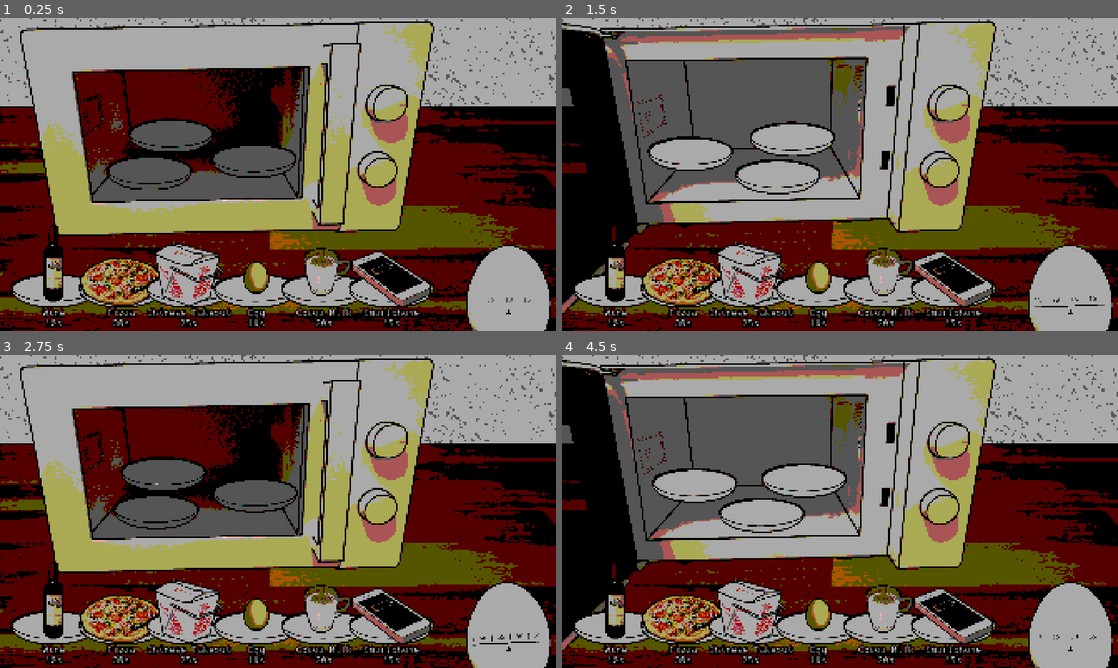
Above: before the commit, frames 1-4 (two rows, left to right).
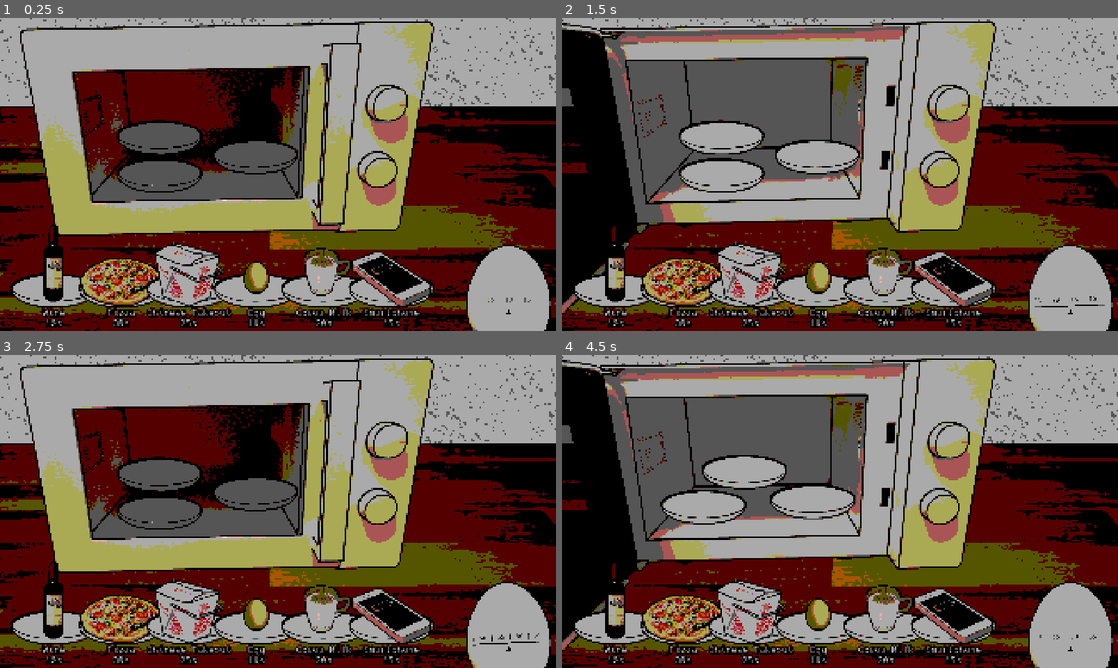
Above: after the commit, the same moments.

Repository: AnJ95/gmtk-2026
Game: Godot game, scene res://main/Main.tscn
Same seed, same stepped clock (60 frames per second), same inputs: the game is played once before the commit and once after it.
Inputs (mouse positions are in pixels of both pictures, inside the frame that each line leads up to):
- Up to frame 1 (0.25 s): no input
- Up to frame 2 (1.5 s): drag from (756, 130) to (617, 290) at 0.52 s; drag from (728, 190) to (784, 136) at 1.27 s
- Up to frame 3 (2.75 s): move the mouse to (333, 442) at 2.02 s; click (333, 442) at 2.17 s
- Up to frame 4 (4.5 s): drag from (812, 574) to (723, 473) at 2.77 s; move the mouse to (1006, 558) at 3.52 s; click (1006, 558) at 3.67 s; drag from (673, 464) to (617, 627) at 4.27 s

The runs differ from the first frame. In frame 1, 1.6% of the frame differs, in the area x 19-54%, y 32-56%; in frame 2, 5.1%; in frame 3, 0.9%; in frame 4, 5.2%, in the area x 16-53%, y 32-57%.

Commit message:
Split Level start signal into prepare+start

Diff:
--- a/item/item.gd
+++ b/item/item.gd
@@ -67,3 +67,6 @@
 		in_microwave = true
 	else:
 		in_microwave = false
+
+func set_draggable(draggable: bool):
+	$Draggable.set_enabled(draggable)
--- a/level/LevelManager.gd
+++ b/level/LevelManager.gd
@@ -1,6 +1,6 @@
 extends Node
 
-signal level_start(level: Level)
+signal level_prepare(level: Level)
 
 var levels := [
 	Level.new(60, 3, [
@@ -33,4 +33,4 @@
 
 func start_level(level_id: int):
 	current_level_id = level_id
-	level_start.emit(levels[current_level_id])
+	level_prepare.emit(levels[current_level_id])
--- a/main/Main.tscn
+++ b/main/Main.tscn
@@ -48,6 +48,8 @@
 [node name="LevelManager" type="Node" parent="." unique_id=1836398542]
 script = ExtResource("7_o80qs")
 
-[connection signal="level_start" from="LevelManager" to="Microwave" method="_on_level_manager_level_start"]
-[connection signal="level_start" from="LevelManager" to="Shelf" method="_on_level_manager_level_start"]
-[connection signal="level_start" from="LevelManager" to="Timer" method="_on_level_manager_level_start"]
+[connection signal="level_start" from="Timer" to="Microwave" method="_on_timer_level_start"]
+[connection signal="level_start" from="Timer" to="Shelf" method="_on_timer_level_start"]
+[connection signal="level_prepare" from="LevelManager" to="Microwave" method="_on_level_manager_level_prepare"]
+[connection signal="level_prepare" from="LevelManager" to="Shelf" method="_on_level_manager_level_prepare"]
+[connection signal="level_prepare" from="LevelManager" to="Timer" method="_on_level_manager_level_prepare"]
--- a/microwave/microwave.gd
+++ b/microwave/microwave.gd
@@ -13,7 +13,7 @@
 
 var current_runtime = 0
 var is_open = false
-var is_running = true
+var is_running = false
 
 func spawn_slots() -> void:
 	for child in inner_root.get_children():
@@ -35,9 +35,12 @@
 			inner_root.get_child(i).position = calc_pos_at(i, current_runtime)
 
 
-func _on_level_manager_level_start(level: Level) -> void:
+func _on_level_manager_level_prepare(level: Level) -> void:
 	slot_num = level.num_microwave_slots
 	spawn_slots()
+
+func _on_timer_level_start(level: Level) -> void:
+	is_running = true
 
 func set_open_state(new_open_state: bool):
 	if is_open != new_open_state:
--- a/shelf/shelf.gd
+++ b/shelf/shelf.gd
@@ -3,9 +3,6 @@
 const Slot = preload("res://shelf/slot/shelf_slot.tscn")
 @export var end_position = Vector2.ZERO
 @onready var root = self
-
-func _on_level_manager_level_start(level: Level) -> void:
-	spawn_slots(level.shelf_items)
 
 func spawn_slots(items: Array[PackedScene]) -> void:
 	for child in root.get_children():
@@ -16,3 +13,11 @@
 		instance.position = end_position * (i / float(items.size()))
 		instance.item_scene = items[i]
 		root.add_child(instance)
+		instance.call_deferred("set_active", false)
+
+func _on_level_manager_level_prepare(level: Level) -> void:
+	spawn_slots(level.shelf_items)
+
+func _on_timer_level_start(level: Level) -> void:
+	for slot in root.get_children():
+		slot.set_active(true)
--- a/shelf/slot/shelf_slot.gd
+++ b/shelf/slot/shelf_slot.gd
@@ -15,3 +15,6 @@
 
 func can_accept_draggable(draggable: Draggable) -> bool:
 	return draggable.root == current_item
+
+func set_active(active: bool):
+	current_item.set_draggable(active)
--- a/timer/timer.gd
+++ b/timer/timer.gd
@@ -1,4 +1,6 @@
 extends Sprite2D
+
+signal level_start(level: Level)
 
 @export_category("Sound")
 @export var ticks: Array[AudioStream]
@@ -34,5 +36,7 @@
 		$music_test.stop()
 		$AnimationPlayer.play("ring")
 
-func _on_level_manager_level_start(level: Level) -> void:
-	set_timer(level.total_time)
+
+func _on_level_manager_level_prepare(level: Level) -> void:
+	await set_timer(level.total_time)
+	level_start.emit(level)
